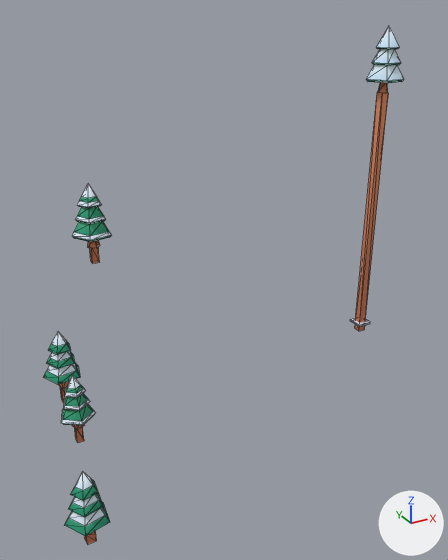
Before and after pictures for a commit that changed the glTF model public/assets/toycar/set-avalanche-forest-g-lite.glb.
Before and after are seen from a 50 mm camera at (-12.1, -21.9, 14.4) aimed at (0.7, 1.2, 2.8). Every picture has the same lights, and +X, +Y and +Z are marked at lower right. The picture after the commit comes second. Mesh edges are drawn as thin lines. Where no turn or scale is listed for an object, it has been applied to the vertices. Vertices at exactly the same position are counted once.

Objects in the first picture: 'pines' and 1 more.
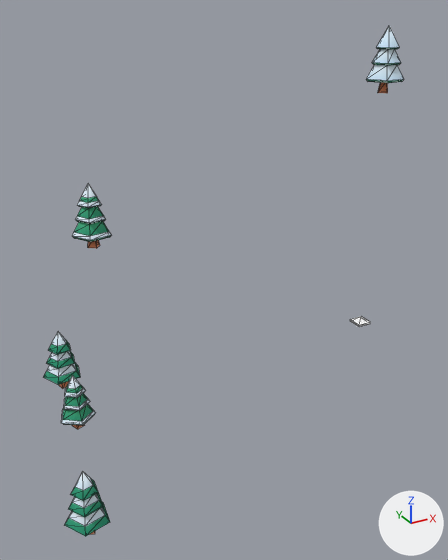
Patch to the scene script:
```diff
--- a/public/assets/toycar/set-avalanche-forest-g-lite.glb.py
+++ b/public/assets/toycar/set-avalanche-forest-g-lite.glb.py
@@ me_pines @@
 # used by ob_pines; location = (7.3, -0.9, 11.02)
-me_pines.from_pydata(...)  # 340 vertices, 520 faces; spans x -16.8..0.8, y -7.3..16.9, z -11.7..2.7
+me_pines.from_pydata(...)  # 300 vertices, 470 faces; spans x -16.8..0.8, y -7.3..16.9, z -11.1..2.7
+# me_pines part 1: the loose piece of 8 vertices spanning x -16.2..-16.0, y -6.8..-6.6, z -11.4..-11.1 is deleted
+# me_pines part 2: the loose piece of 8 vertices spanning x -8.9..-8.5, y 15.4..15.8, z -11.7..-10.6 is deleted
+# me_pines part 3: the loose piece of 8 vertices spanning x -15.1..-14.9, y -2.1..-1.9, z -11.4..-10.7 is deleted
+# me_pines part 4: the loose piece of 8 vertices spanning x -0.2..0.2, y -0.2..0.2, z -11.5..0.0 is deleted
+# me_pines part 5: the loose piece of 8 vertices spanning x -14.9..-14.5, y 0.7..1.1, z -11.5..-10.7 is deleted
 me_pines.materials.append(mat_colormap)
```

What differs and where, as boxes (x1, y1, x2, y2) in the pictures (448 x 560 px):
'pines', reshaped
    before: (44, 26, 404, 544)
    after: (44, 26, 404, 536)
part 1 of me_pines, deleted
    before: (84, 531, 97, 544)
part 2 of me_pines, deleted
    before: (90, 248, 100, 263)
part 3 of me_pines, deleted
    before: (75, 427, 84, 443)
part 4 of me_pines, deleted (brown)
    before: (355, 92, 388, 331)
part 5 of me_pines, deleted
    before: (60, 387, 65, 403)
